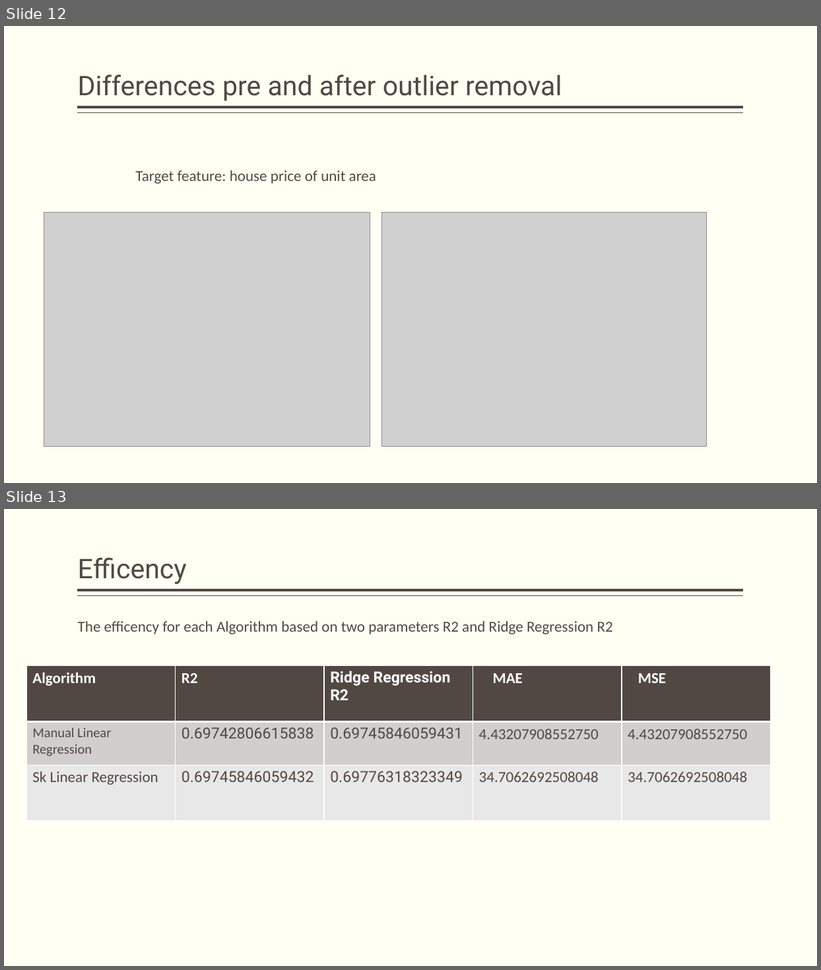
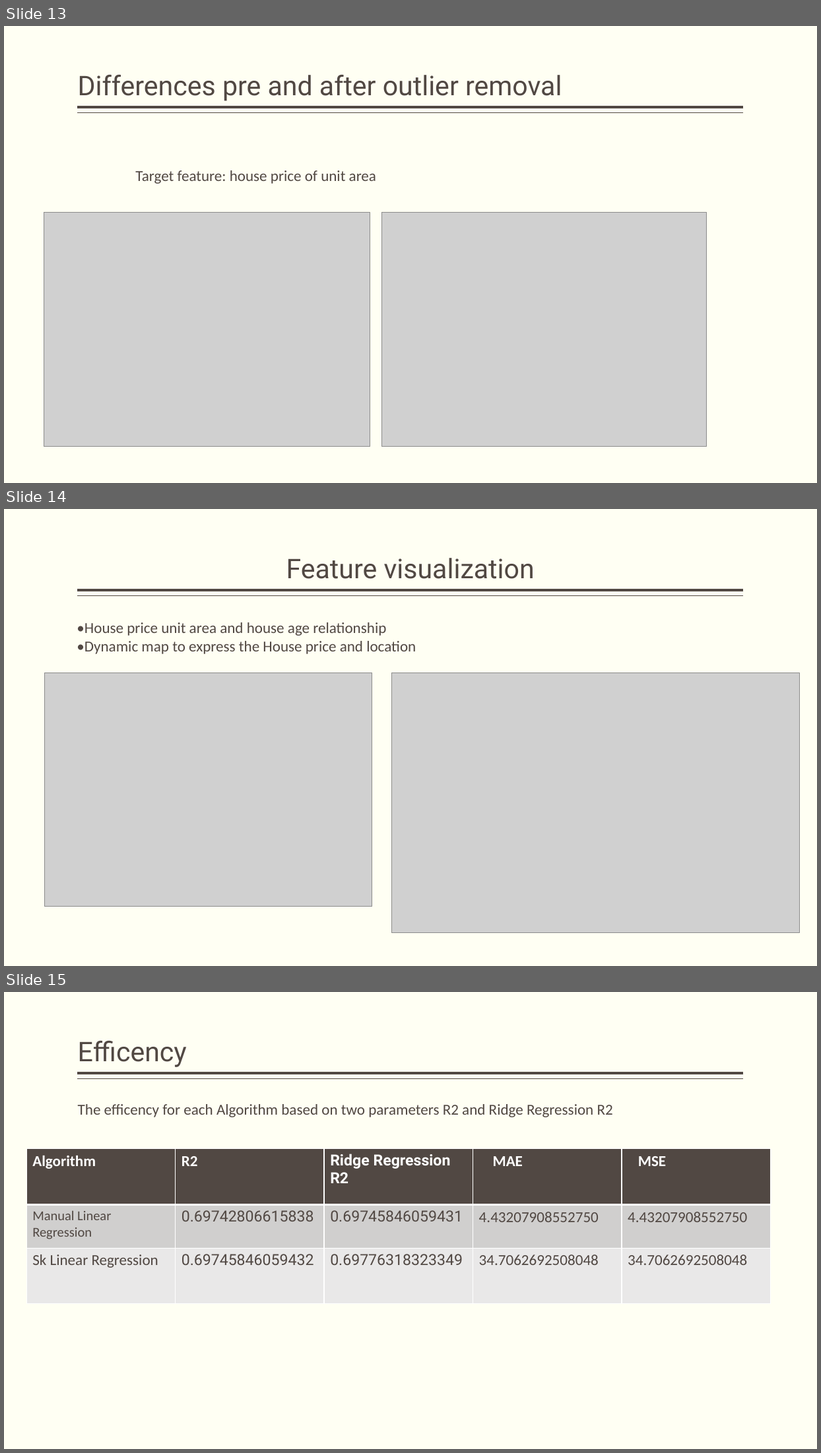
Before and after one commit to donikaSkenderbeut/machine-learning, a slide deck: Ex2/ex2.pptx. Shown one above the other, each under a label of ours: slides 12 and 13 before the commit, slides 13, 14 and 15 after it. The pictures are 821x970 and 821x1453 pixels, drawn with LibreOffice and Linux fonts; fonts in the diff are those of the drawing; grey boxes stand for pictures; background and template pictures are left out. Boxes give left, top, right and bottom in pixels: in the first picture for what was removed or moved away, otherwise in the second. Text is boxed around its words. In the diff, an @@ line names an element or a change of style, - is before the commit and + after.

Commit message:
added visualization for two datasets

```diff
--- a/Ex2/ex2.pptx
+++ b/Ex2/ex2.pptx
@@ slide 14 added at <box>4,509,817,966</box>, background #FFFFF3; not listed: 2 template elements that a slide beside it also shows @@
@@ title added at <box>286,558,535,579</box>, 32 pt, text #514843 @@
+Feature visualization
@@ text added at <box>77,623,416,654</box>, 18 pt, text #514843 @@
+•House price unit area and house age relationship
+•Dynamic map to express the House price and location
@@ picture added at <box>45,673,372,907</box> @@
@@ picture added at <box>392,673,800,933</box> @@
@@ what was slide 12 is now slide 13 @@
@@ what was slide 13 is now slide 15 @@
```
Also in this commit, not shown: 1 other slide added, 8 other files.
